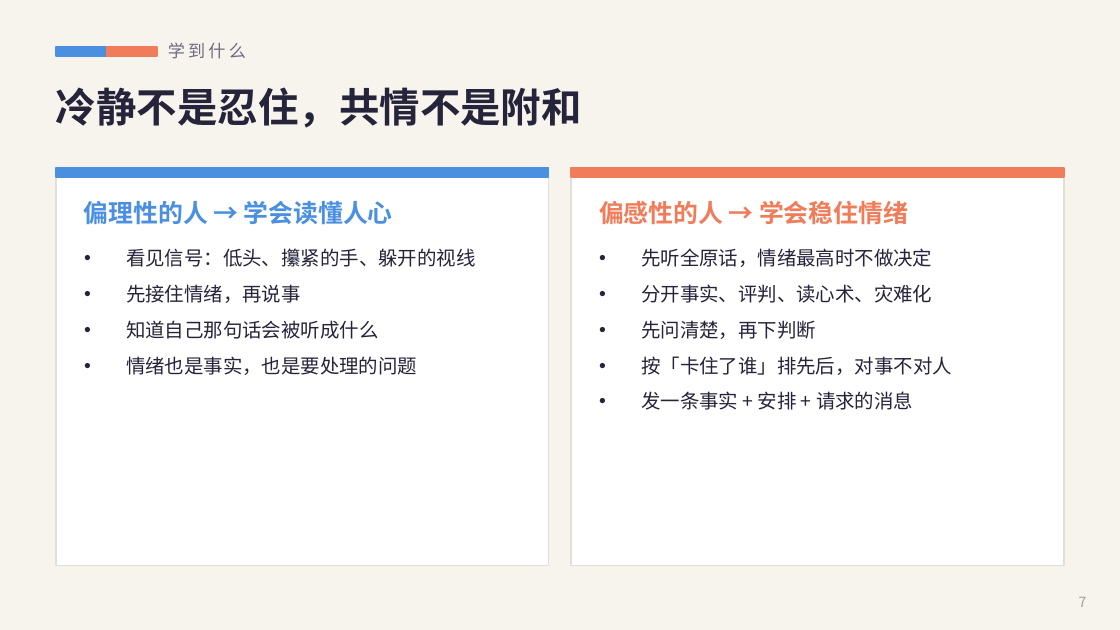
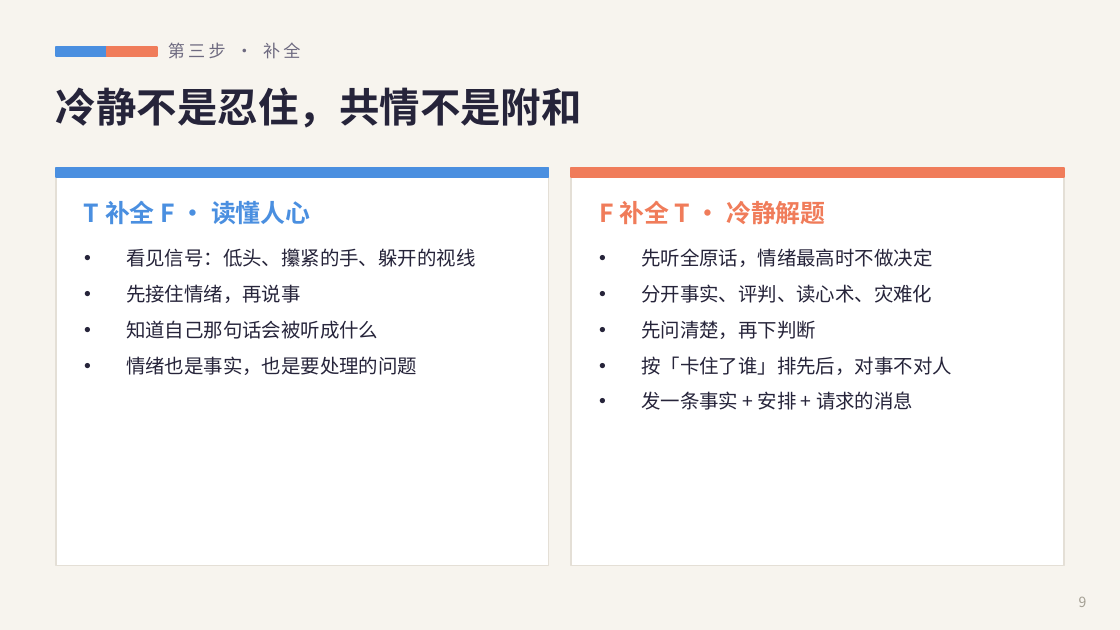
Before and after one commit to YuYuYuZero/overself-ai-edu-game, a slide deck: slide 9 of pitch/Overself-路演.pptx (slide 7 before the commit). Drawn at 1120x630 pixels with LibreOffice and Linux fonts; fonts in the diff are those of the drawing. Boxes give left, top, right and bottom in pixels: in the first picture for what was removed or moved away, otherwise in the second. Text is boxed around its words. In the diff, an @@ line names an element or a change of style, - is before the commit and + after.

```diff
--- a/pitch/Overself-路演.pptx
+++ b/pitch/Overself-路演.pptx
@@ text at [168,42,300,59]: text changed @@
-学到什么
+第三步 · 补全
@@ text at [84,201,310,224]: text changed @@
-偏理性的人 → 学会读懂人心
+T 补全 F · 读懂人心
@@ text at [599,201,825,224]: text changed @@
-偏感性的人 → 学会稳住情绪
+F 补全 T · 冷静解题
@@ text at [1079,597,1087,607]: text changed @@
-7
+9
```
Also in this commit, not shown: 8 other slides changed, 5 slides added, 3 slides removed, 21 other files.
